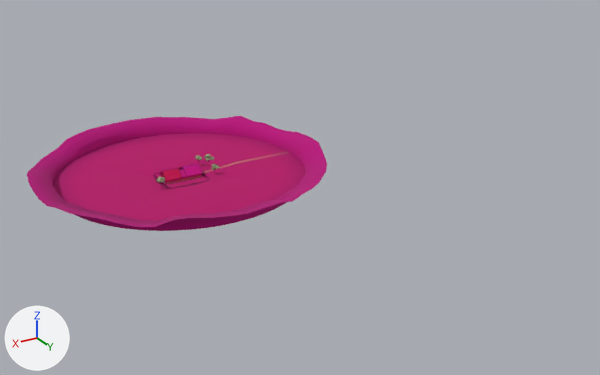
The glTF model assets/court_sets/court_set_longhouse.glb, before and after one commit.
Before and after are seen from a 50 mm lens placed at (142.0, 347.0, 154.0), pointed at (-60.0, 11.0, -14.0). Every picture has the same lights, and +X, +Y and +Z are marked at lower left. The first picture is the older version. Vertices at exactly the same position are counted once.

The first picture shows 'Ground', 'Hills', 'Roof', 'ShadowCaster' and 2 more.
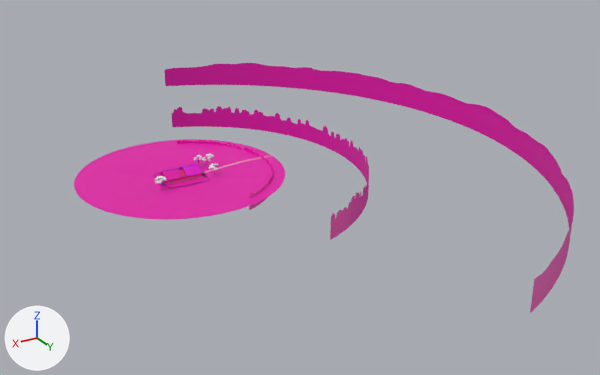
Location of each change, (x1, y1, x2, y2) in pixels of the pictures (600 x 375 px):
'Ground', surface changed, reshaped (lighter, 17% narrower, 17% shorter)
    before: (52, 133, 305, 230)
    after: (74, 139, 285, 219)
'Far2', added
    after: (165, 63, 574, 313)
'Hills', deleted
    before: (27, 116, 327, 231)
'Far1', added
    after: (171, 106, 369, 240)
'Roof', surface changed (lighter)
    both: (163, 164, 202, 181)
'Far0', added
    after: (177, 140, 273, 210)
'ShadowCaster', surface changed
    both: (159, 163, 198, 175)

The change, as a list of edits to the scene's bpy script:
```text
Change mat_ground:
    where n2 = _N.new('ShaderNodeMix'); n2.name = 'Mix'
    n2.inputs[7].default_value: (0.47, 0.39, 0.27, 1.0) -> (0.8, 0.8, 0.8, 1.0)  # 'B', beige #b6a88e -> 'B', white #e7e7e7
Change mat_thatch:
    where n2 = _N.new('ShaderNodeMix'); n2.name = 'Mix'
    n2.inputs[7].default_value: (0.58, 0.47, 0.28, 1.0) -> (0.8, 0.8, 0.8, 1.0)  # 'B', beige #c8b690 -> 'B', white #e7e7e7
Add mat_far_2:
    mat_far_2 = bpy.data.materials.new('FAR_2')
    # nodes: BsdfPrincipled, Mix, OutputMaterial, VertexColor
    # colours: white #e7e7e7, mixed with the vertex colours
Add mat_far_1:
    mat_far_1 = bpy.data.materials.new('FAR_1')
    # nodes: BsdfPrincipled, Mix, OutputMaterial, VertexColor
    # colours: white #e7e7e7, mixed with the vertex colours
Add mat_far_0:
    mat_far_0 = bpy.data.materials.new('FAR_0')
    # nodes: BsdfPrincipled, Mix, OutputMaterial, VertexColor
    # colours: white #e7e7e7, mixed with the vertex colours
Change me_ground:
    used by ob_ground; location = (0.0, 0.0, 0.0)
    remove me_ground.from_pydata(...)  # 8481 vertices, 16640 faces; spans x -60.0..60.0, y -60.0..60.0, z 0.0..1.5
    add me_ground.from_pydata(...)  # 8481 vertices, 16640 faces; spans x -50.0..50.0, y -50.0..50.0, z 0.0..1.5
    me_ground part 1: 1920 of 8481 vertices moved; they spanned x -60.0..60.0, y -60.0..60.0, z 0.1..1.5 and now span x -50.0..50.0, y -50.0..50.0, z 0.1..1.5; mean shift (0.0, 0.0, -0.1); largest move (45.7, 38.9, 1.5) -> (38.1, 32.4, 1.5)
Add me_far2:
    me_far2.from_pydata(...)  # 702 vertices, 700 faces; spans x -180.0..-62.0, y -169.0..169.0, z -6.0..11.0
    me_far2.materials.append(mat_far_2)
Add me_far1:
    me_far1.from_pydata(...)  # 1402 vertices, 1400 faces; spans x -90.0..-31.0, y -85.0..85.0, z -5.0..9.0
    me_far1.materials.append(mat_far_1)
Add me_far0:
    me_far0.from_pydata(...)  # 2334 vertices, 2332 faces; spans x -44.0..-15.0, y -41.3..41.3, z -4.5..3.9
    me_far0.materials.append(mat_far_0)
Remove ob_hills:
    ob_hills = bpy.data.objects.new('Hills', me_hills)
    ob_hills.location = (0.0, 0.0, 0.0)
Add ob_far2:
    ob_far2 = bpy.data.objects.new('Far2', me_far2)
    ob_far2.location = (0.0, 0.0, 0.0)
Add ob_far1:
    ob_far1 = bpy.data.objects.new('Far1', me_far1)
    ob_far1.location = (0.0, 0.0, 0.0)
Add ob_far0:
    ob_far0 = bpy.data.objects.new('Far0', me_far0)
    ob_far0.location = (0.0, 0.0, 0.0)
```
